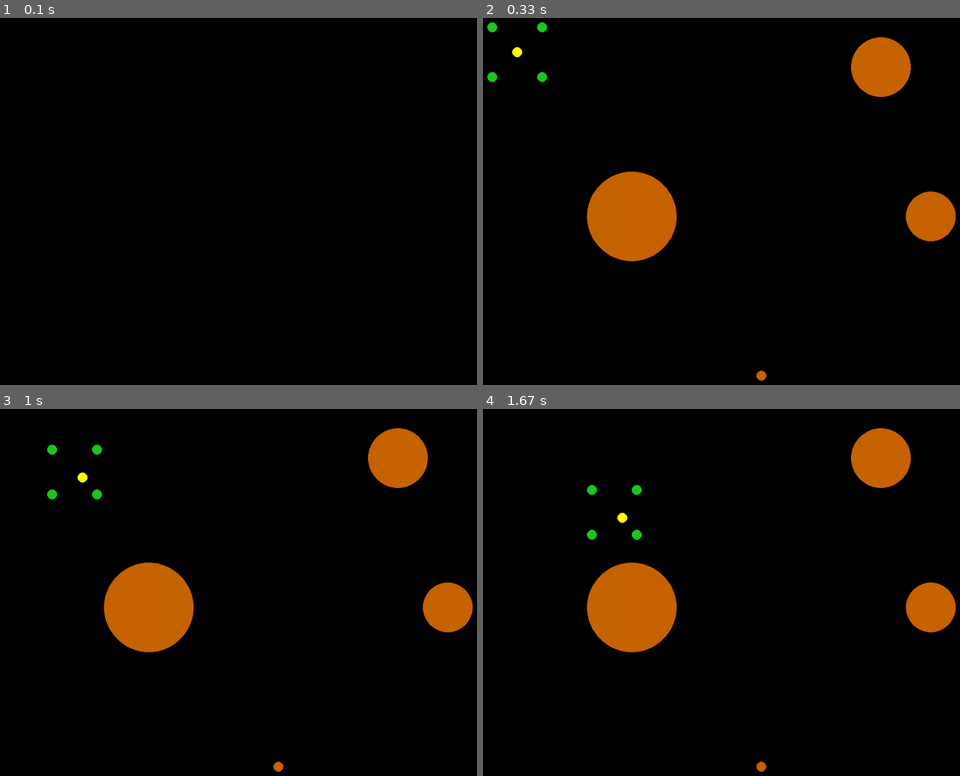
Above: before the commit, frames 1-4 (two rows, left to right).
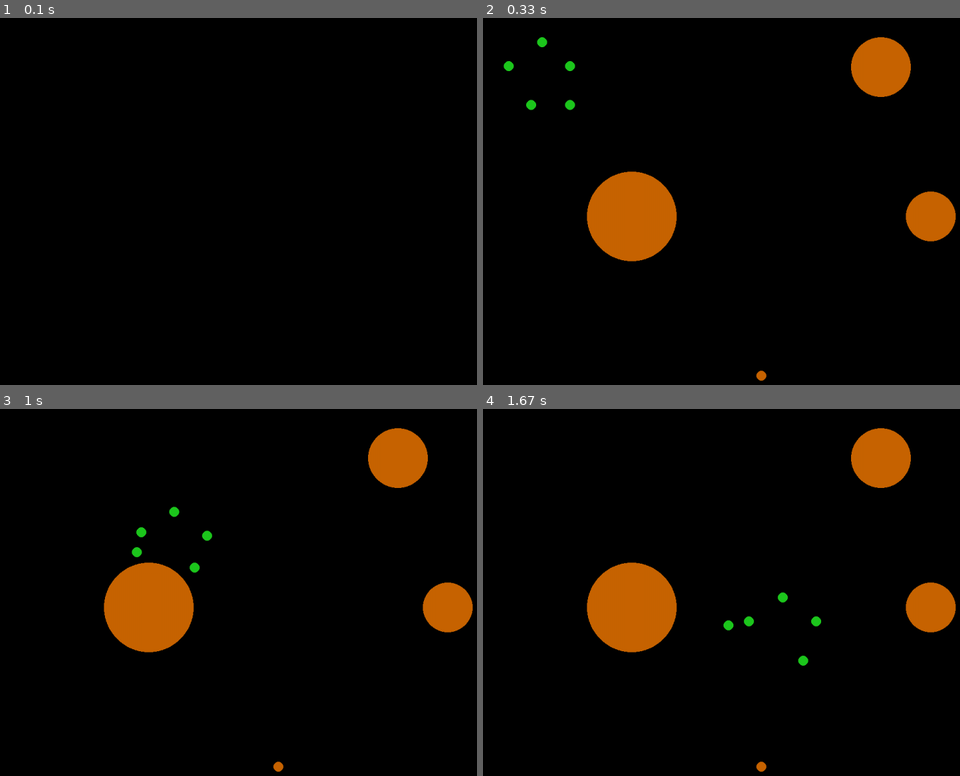
Above: after the commit, the same moments.

Repository: AntonioNvs/Faculdade
Game: pygame game, started from ROBOTICA/STUDYING/CamposVetoriais/formations.py
Same seed, same stepped clock (60 frames per second), same inputs: the game is played once before the commit and once after it.
Inputs (mouse positions are in pixels of both pictures, inside the frame that each line leads up to):
- Up to frame 1 (0.1 s): no input
- Up to frame 2 (0.33 s): no input
- Up to frame 3 (1 s): press the mouse at (300, 632) at 0.37 s; move the mouse to (228, 621) at 0.47 s; release the mouse at (152, 610) at 0.6 s
- Up to frame 4 (1.67 s): no input

Frame 1 is identical in both runs. In frame 2, 0.5% of the frame differs, in the area x 0-20%, y 1-26%; in frame 3, 0.5%; in frame 4, 0.5%, in the area x 21-71%, y 20-70%.

Commit message:
Add formations and a intelligent algorithm to decide which robot will move to a vertie.

Diff:
--- a/ROBOTICA/STUDYING/CamposVetoriais/formations.py
+++ b/ROBOTICA/STUDYING/CamposVetoriais/formations.py
@@ -1,6 +1,6 @@
+import math
 import pygame
-import random
-import math
+import itertools
 import numpy as np
 
 class Environment:
@@ -14,16 +14,7 @@
 
     pygame.display.set_caption("Vetorial Camp Simulator")
 
-    self.robot_radius = 10
-
-    self.center_robot = Robot(self.robot_radius, 70, 70, visible=False)
-
-    self.robots = [
-      Robot(self.robot_radius, 20, 20),
-      Robot(self.robot_radius, 20, 120),
-      Robot(self.robot_radius, 120, 20),
-      Robot(self.robot_radius, 120, 120)
-    ]
+    self.f = Formation("circle", (120, 120), 10)
 
     # Create obstacules
     self.obstacules = [
@@ -33,8 +24,6 @@
       Obstacule(90, 300, 400),
     ]
 
-    self.square_size = 90
-
 
   def draw_the_window(self) -> None:
     self.window.fill((0, 0, 0))
@@ -42,7 +31,7 @@
     for obstacule in self.obstacules:
       obstacule.draw(self.window)
 
-    for robot in self.robots + [self.center_robot]:
+    for robot in self.f.robots + [self.f.center_robot]:
       robot.draw(self.window)
 
     pygame.display.update()
@@ -60,10 +49,10 @@
 
   def sum_of_distance_of_all_robots(self, goal) -> int:
     dist = 0
-    for robot in self.robots:
-      dist += np.linalg.norm(self.center_robot.get_vertice_goal(self.robots, robot, self.square_size) - robot.pos)
-
-    dist += np.linalg.norm(self.center_robot.pos - goal)
+    for robot in self.f.robots:
+      dist += np.linalg.norm(self.f.get_robot_goal(robot) - robot.pos)
+
+    dist += np.linalg.norm(self.f.center_robot.pos - goal)
     print(dist)
 
     return dist
@@ -83,13 +72,13 @@
 
         # Until the distance is more than one pixel, the robot will move
         while self.sum_of_distance_of_all_robots(goal) >= 5:
-          for robot in self.robots + [self.center_robot]:
-            if robot == self.center_robot:
+          for robot in self.f.robots + [self.f.center_robot]:
+            if robot == self.f.center_robot:
                 katt = 0.3
                 robot_goal = goal
             else:
                 katt = 0.5
-                robot_goal = self.center_robot.get_vertice_goal(self.robots, robot, self.square_size)
+                robot_goal = self.f.get_robot_goal(robot)
 
             # Calculate the attraction force.
             fatt = katt*(robot_goal - robot.pos)
@@ -100,7 +89,7 @@
             min_distance = 25
             krep = 4*10e4
 
-            for obstacule in self.obstacules + self.robots + [self.center_robot]:
+            for obstacule in self.obstacules + self.f.robots + [self.f.center_robot]:
               if obstacule == robot:
                 continue
 
@@ -125,37 +114,75 @@
             robot.move(force)
 
           self.draw_the_window()
-          pygame.time.delay(50)
+          pygame.time.delay(20)
 
       pygame.time.delay(100)
 
       self.draw_the_window()
 
 
-class Robot:
-  def __init__(self, radius: float, x_pos: int = 0, y_pos: int = 0, visible = True) -> None:
-    self.radius = radius
-    self.pos = np.array([x_pos, y_pos])
-
-    self.color = (30, 200, 30)
-    self.visible = visible
-
-
-  def draw(self, window: pygame.Surface):
-    if not self.visible:
-        self.color = (255, 255, 0)
-
-    pygame.draw.circle(window, self.color, (self.pos[0], self.pos[1]), self.radius)
-
-
-  def get_vertice_goal(self, robots, robot, side: int) -> np.ndarray:
-      assert not self.visible and len(robots) == 4
-
-      idx = robots.index(robot)
-
-      x, y = self.pos
-
-      size = side / 2
+class Formation:
+  info = {
+    "square": {
+      "n_robots": 4,
+      "side": 70
+    },
+    "circle": {
+      "n_robots": 5,
+      "side": 90
+    }
+  }
+
+  def __init__(self, formation: str, center: tuple, robot_radius: int) -> None:
+    self.formation = formation
+    self.robot_radius = robot_radius
+
+    assert self.robot_radius < 40, "The robot radius must to be less than fourty."
+
+    self.center_robot = Robot(self.robot_radius, center[0], center[1], visible=False)
+
+    x = center[0]
+    y = center[1]
+    self.side = self.info[self.formation]["side"]
+
+    if formation == "square":
+      side = (self.side/2) + 2*self.robot_radius
+
+      self.robots = [
+        Robot(self.robot_radius, x-side, y-side),
+        Robot(self.robot_radius, x-side, y+side),
+        Robot(self.robot_radius, x+side, y-side),
+        Robot(self.robot_radius, x+side, y+side)
+      ]
+
+    if formation == "circle":
+      ratio = self.side - 2*self.robot_radius
+
+      self.robots = [
+        Robot(self.robot_radius, x + ratio*math.cos(math.radians(90)), y + ratio*math.cos(math.radians(180))),
+        Robot(self.robot_radius, x + ratio*math.cos(math.radians(162)), y + ratio*math.cos(math.radians(252))),
+        Robot(self.robot_radius, x + ratio*math.cos(math.radians(252)), y + ratio*math.cos(math.radians(324))),
+        Robot(self.robot_radius, x + ratio*math.cos(math.radians(324)), y + ratio*math.cos(math.radians(36))),
+        Robot(self.robot_radius, x + ratio*math.cos(math.radians(36)), y + ratio*math.cos(math.radians(108)))
+      ]
+
+
+  def _get_the_coords_of_each_vertice(self):
+    x, y = self.center_robot.pos
+
+    if self.formation == "circle":
+      ratio = self.side - 2*self.robot_radius
+
+      coords = [
+        (x + ratio*math.cos(math.radians(90)), y + ratio*math.cos(math.radians(180))),
+        (x + ratio*math.cos(math.radians(162)), y + ratio*math.cos(math.radians(252))),
+        (x + ratio*math.cos(math.radians(234)), y + ratio*math.cos(math.radians(324))),
+        (x + ratio*math.cos(math.radians(306)), y + ratio*math.cos(math.radians(36))),
+        (x + ratio*math.cos(math.radians(18)), y + ratio*math.cos(math.radians(108)))
+      ]
+
+    if self.formation == "square":
+      size = (self.side/2) + 2*self.robot_radius
 
       coords = (
           (x-size, y-size),
@@ -164,7 +191,65 @@
           (x+size, y+size)
       )
 
-      return np.array(coords[idx])
+    return coords
+
+
+  def _get_distance_of_all_robots_to_your_vertices(self, combination):
+    """
+      Auxiliar function of '_get_the_best_combination', which is reponsable to
+      calculate the distance of each robot to your respective vertice.
+    """
+
+    coords = self._get_the_coords_of_each_vertice()
+
+    dist = 0
+    for i, robot in enumerate(self.robots):
+      dist += np.linalg.norm(robot.pos - coords[combination[i]])
+
+    return dist
+
+  def _get_the_best_combination(self) -> list:
+    """
+      Return the best combination of each robot for your vertice,
+      in other words, the minimum distance to each target
+    """
+
+    minimum_combination = [math.inf, []]
+
+    permutations = list(itertools.permutations(list(range(0, self.info[self.formation]["n_robots"]))))
+
+    for combination in permutations:
+      dist = self._get_distance_of_all_robots_to_your_vertices(combination)
+      if minimum_combination[0] > dist:
+        minimum_combination[0] = dist
+        minimum_combination[1] = combination
+
+    return minimum_combination[1]
+
+
+  def get_robot_goal(self, robot) -> np.ndarray:
+    coords = self._get_the_coords_of_each_vertice()
+    idx = self.robots.index(robot)
+    combination = self._get_the_best_combination()
+
+    return coords[combination.index(idx)]
+
+
+
+class Robot:
+  def __init__(self, radius: float, x_pos: int = 0, y_pos: int = 0, visible = True) -> None:
+    self.radius = radius
+    self.pos = np.array([x_pos, y_pos])
+
+    self.color = (30, 200, 30)
+    self.visible = visible
+
+
+  def draw(self, window: pygame.Surface):
+    if not self.visible:
+      return
+
+    pygame.draw.circle(window, self.color, (self.pos[0], self.pos[1]), self.radius)
 
 
   def minimum_distance_from_the_robot(self, robot) -> float:
Not shown, added: SEMESTRES/1/PDS/exercises/dynamic-alocation/fill-vector.c
Not shown, changed: SEMESTRES/1/PDS/exercises/dynamic-alocation/multiply-matrix.c
Not shown, changed: SEMESTRES/1/PDS/studies/dynamic-alocation.c
